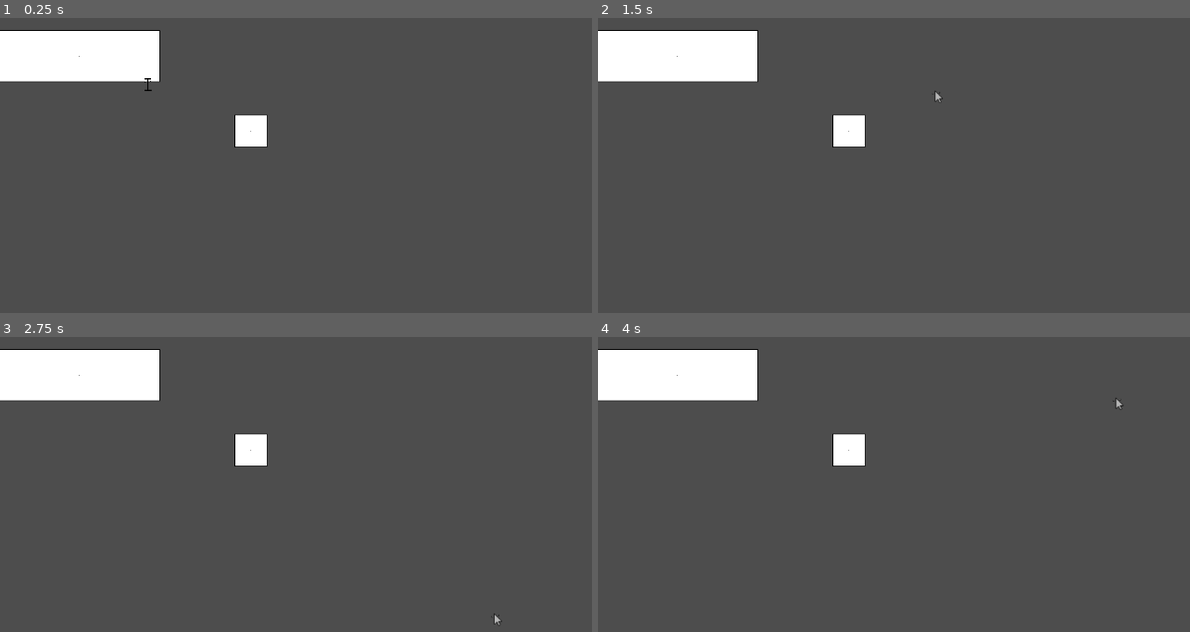
Above: before the commit, frames 1-4 (two rows, left to right).
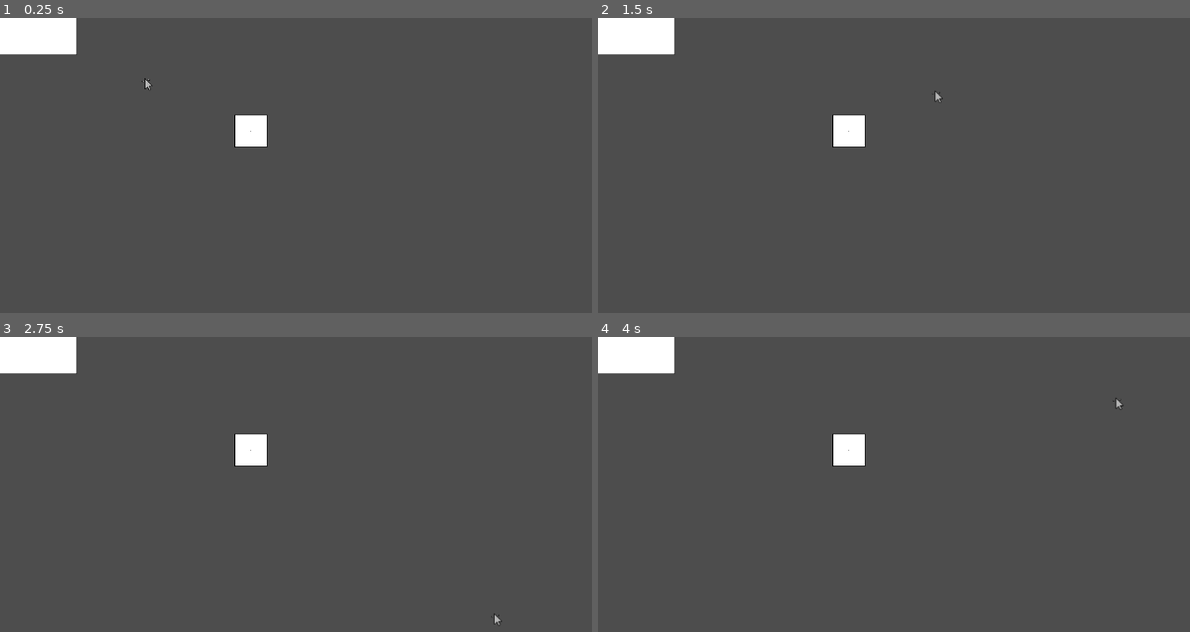
Above: after the commit, the same moments.

Repository: username123115/Clicky
Game: Godot game, scene res://intro.tscn
The game is run twice, just before and just after one commit, with the same random seed, the same clock (stepped at 60 frames per second) and the same inputs.
Inputs:
- Up to frame 1 (0.25 s): no input
- Up to frame 2 (1.5 s): tap Enter at 0.5 s; hold L (move_right) 0.53-1.28 s; tap Space at 1.25 s; hold J (move_down) from 1.28 s (still down)
- Up to frame 3 (2.75 s): tap Enter at 2 s; release J (move_down) at 2.03 s; hold L (move_right) from 2.03 s (still down)
- Up to frame 4 (4 s): release L (move_right) at 2.78 s; hold K (move_up) 2.78-3.53 s; hold H (move_left) from 3.53 s (still down)

The runs differ from the first frame. In frame 1, 4.3% of the frame differs, in the area x 0-28%, y 0-25%; in frame 2, 4.3%; in frame 3, 4.3%; in frame 4, 4.3%.

Commit message:
fix wrong player animations on resize

Diff:
--- a/intro.tscn
+++ b/intro.tscn
@@ -1,7 +1,8 @@
-[gd_scene load_steps=3 format=3 uid="uid://t7cifjapqkxc"]
+[gd_scene load_steps=4 format=3 uid="uid://t7cifjapqkxc"]
 
 [ext_resource type="PackedScene" uid="uid://b76rhy6jvdbac" path="res://player/player.tscn" id="1_2emgv"]
 [ext_resource type="PackedScene" uid="uid://c4p7vdke6f5n2" path="res://window/window.tscn" id="2_2je34"]
+[ext_resource type="Script" path="res://player/state_window_interactions/debug_draw.gd" id="3_nceal"]
 
 [node name="Intro_Level" type="Node2D"]
 
@@ -12,9 +13,13 @@
 [node name="Timer" type="Timer" parent="."]
 
 [node name="Window" parent="." instance=ExtResource("2_2je34")]
-position = Vector2(124, 60)
-init_height = 80
+position = Vector2(-5, 8)
+init_height = 100
 init_width = 250
 
 [node name="Window2" parent="." instance=ExtResource("2_2je34")]
 position = Vector2(391, 177)
+
+[node name="player_debugger" type="Node2D" parent="." node_paths=PackedStringArray("target")]
+script = ExtResource("3_nceal")
+target = NodePath("../Player")
--- a/player/state_window_interactions/state_resize.gd
+++ b/player/state_window_interactions/state_resize.gd
@@ -6,6 +6,8 @@
 func enter() -> void:
 	var animation_player := owner.get_node(^"AnimationPlayer")
 	old_animation = animation_player.current_animation
+	if not old_animation:
+		old_animation = "player_idle"
 	animation_player.play("player_resize")
 	owner.resizing_window = true
 
